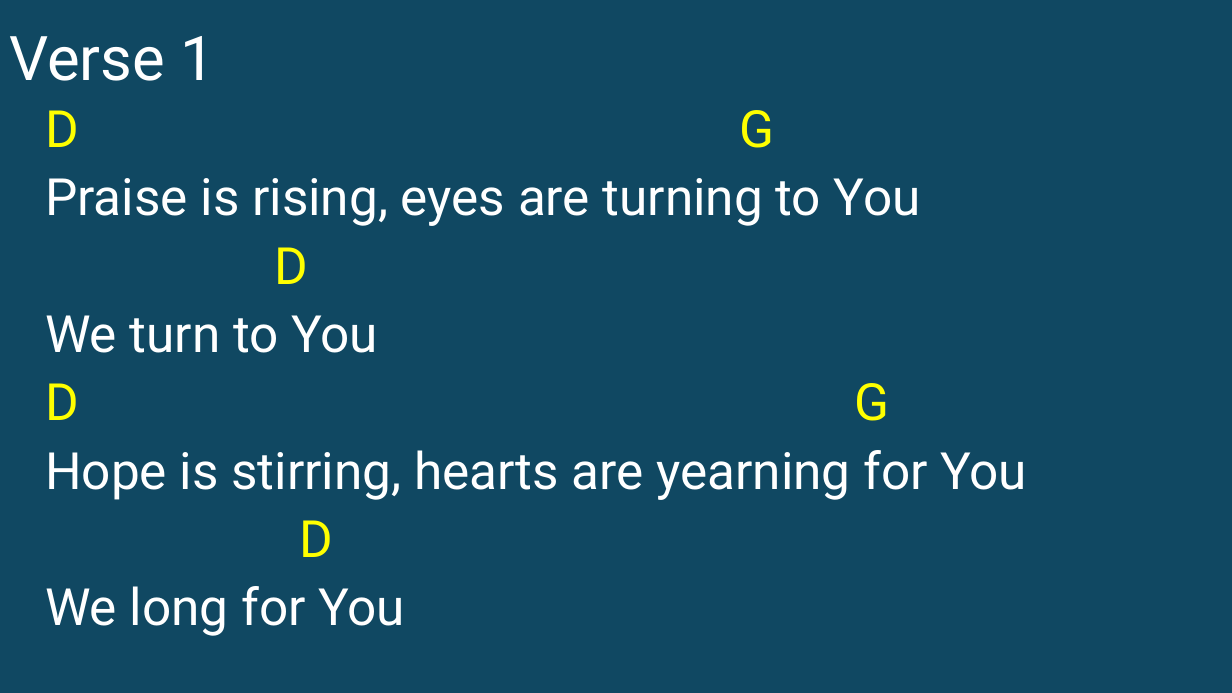
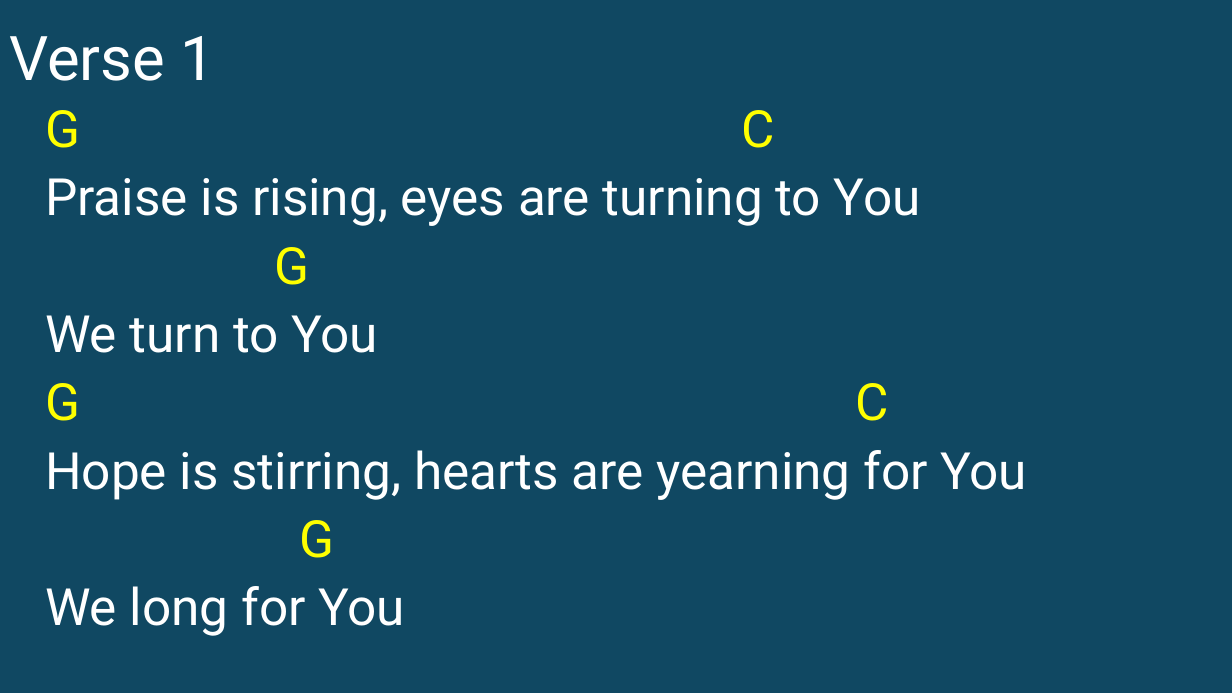
Before and after one commit to kendall412/worship, a slide deck: slide 2 of Hosanna (Praise is Rising)-CH.pptx. Drawn at 1232x693 pixels with LibreOffice and Linux fonts; fonts in the diff are those of the drawing. Boxes give left, top, right and bottom in pixels: in the first picture for what was removed or moved away, otherwise in the second. Text is boxed around its words. In the diff, an @@ line names an element or a change of style, - is before the commit and + after.

```diff
--- a/Hosanna (Praise is Rising)-CH.pptx
+++ b/Hosanna (Praise is Rising)-CH.pptx
@@ subtitle at (45, 110, 774, 148): text changed @@
-D G
+G C
@@ subtitle at (274, 247, 309, 285): text changed @@
-D
+G
@@ subtitle at (45, 383, 889, 421): text changed @@
-D G
+G C
@@ subtitle at (299, 520, 334, 558): text changed @@
-D
+G
```
Also in this commit, not shown: 5 other slides changed, 5 slides added, 6 other files.
